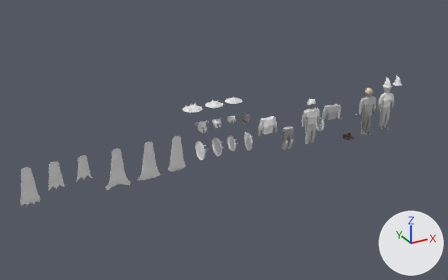
The Blender file ARMOUR/every working armour peice in here.blend, before and after one commit.
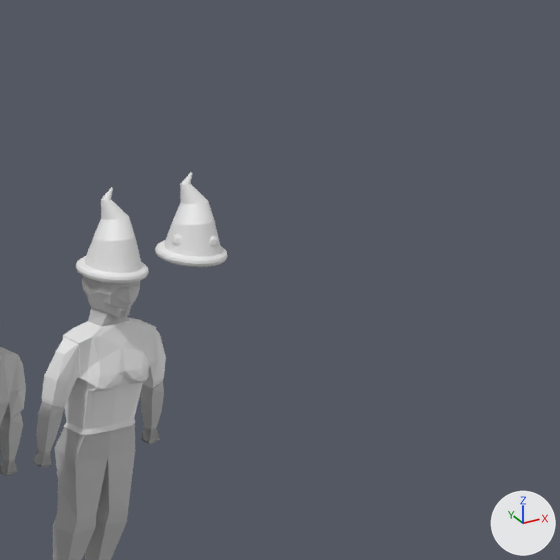
The first picture shows the older version from a 50 mm lens placed at (-13.7, -17.94, 10.06), pointed at (-3.62, 0.4, 0.9). The close-ups show both versions on the part from 83% to 99% of the width and 19% to 44% of the height of that picture; other places that the commit changed are outside them. The axes (+X, +Y, +Z) are drawn at lower right. The lights are the same throughout.

The older version as bpy lines, for what is in view:
```python
me_cube_017 = bpy.data.meshes.new('Cube.017')
me_cube_017.from_pydata(...)  # 32 vertices, 24 faces; spans x -0.15..0.12, y -1.11..1.11, z -0.05..0.7
me_cube_017.materials.append(mat_material_010)  # grey #bcbcbc
me_cube_021 = bpy.data.meshes.new('Cube.021')
me_cube_021.from_pydata(...)  # 182 vertices, 206 faces; spans x -0.28..0.43, y -1.08..1.08, z -0.05..1.75
# faces by material slot: [24, 128, 54]
me_cube_021.materials.append(mat_material_018)  # grey #bcbcbc
me_cube_021.materials.append(None)
me_cube_021.materials.append(mat_material_019)  # white #e7e7e7
me_cube_029 = bpy.data.meshes.new('Cube.029')
me_cube_029.from_pydata(...)  # 97 vertices, 117 faces; spans x -0.431..0.34, y -0.349..0.349, z 1.747..2.639
me_cube_029.materials.append(mat_material_030)  # grey #bcbcbc
ob_bracers_001 = bpy.data.objects.new('Bracers.001', me_cube_017)
ob_bracers_001.location = (2.818, 0.0, 0.941)
ob_bracers_001.rotation_euler = (0.0, 0.0, -1.571)  # degrees (0, 0, -90)
ob_bracers_001.scale = (0.369, 0.369, 0.369)
ob_bracers_002 = bpy.data.objects.new('Bracers.002', me_cube_021)
ob_bracers_002.location = (3.802, 0.0, 0.941)
ob_bracers_002.rotation_euler = (0.0, 0.0, -1.571)  # degrees (0, 0, -90)
ob_bracers_002.scale = (0.369, 0.369, 0.369)
ob_head_002 = bpy.data.objects.new('Head.002', me_cube_029)
ob_head_002.location = (3.801, 0.0, 0.941)
ob_head_002.rotation_euler = (0.0, 0.0, -1.571)  # degrees (0, 0, -90)
ob_head_002.scale = (0.369, 0.369, 0.369)
# also in view: 'Torso.002' at (2.82, -0.02, 1.3); 'Legs.004' at (3.8, 0.02, 0.57); 'Torus' at (3.8, 0.04, 1.87); 'Cone' at (3.8, 0.03, 2.09); 'Icosphere.002' at (4.35, 0.04, 2.06)
```
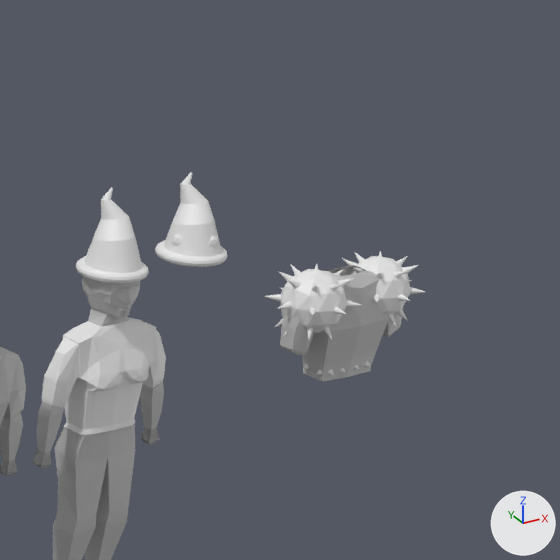
Changed parts and their boxes [x1, y1, x2, y2] in the close-ups (560 x 560 px):
'Torso.003', added: after [280, 265, 403, 382]
'Cone.010', added: after [264, 264, 362, 340]
'Cone.011', added: after [342, 251, 425, 326]

Patch to the scene script:
```diff
--- a/ARMOUR/every working armour peice in here.blend.py
+++ b/ARMOUR/every working armour peice in here.blend.py
@@ mat_material_025 @@
+mat_material_025 = principled_material('Material.025')
+mat_material_025.base_color = (0.5, 0.5, 0.5)  # grey #bcbcbc
@@ me_cone_005 @@
+me_cone_005.from_pydata(...)  # 834 vertices, 872 faces; spans x -6.71..6.68, y -8.4..4.07, z -3.92..2.04
@@ me_cube_020 @@
+me_cube_020.from_pydata(...)  # 84 vertices, 94 faces; spans x -0.28..0.36, y -1.07..1.07, z 0.19..1.75
+me_cube_020.materials.append(mat_material_025)  # grey #bcbcbc
@@ ob_cone_011 @@
+ob_cone_011 = bpy.data.objects.new('Cone.011', me_cone_005)
+ob_cone_011.location = (5.728, 0.01, 1.336)
+ob_cone_011.rotation_euler = (-2.323, 0.0, -0.785)  # degrees (-133, 0, -45)
+ob_cone_011.scale = (0.039, 0.039, 0.082)
@@ ob_cone_010 @@
+ob_cone_010 = bpy.data.objects.new('Cone.010', me_cone_005.copy())
+ob_cone_010.location = (5.266, 0.017, 1.336)
+ob_cone_010.rotation_euler = (-2.323, 0.0, -0.785)  # degrees (-133, 0, -45)
+ob_cone_010.scale = (0.039, 0.039, 0.082)
@@ ob_torso_003 @@
+ob_torso_003 = bpy.data.objects.new('Torso.003', me_cube_020)
+ob_torso_003.location = (5.494, 0.0, 0.941)
+ob_torso_003.rotation_euler = (0.0, 0.0, -1.571)  # degrees (0, 0, -90)
+ob_torso_003.scale = (0.369, 0.369, 0.369)
```
